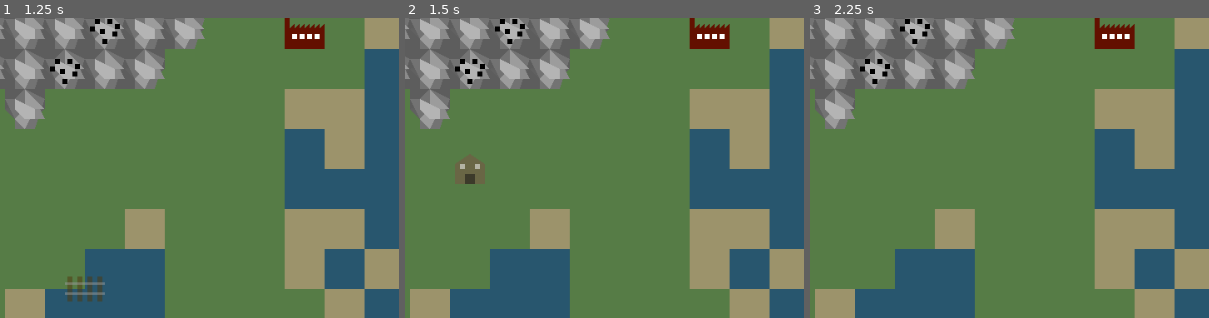
Above: before the commit, frames 1-3 (left to right).
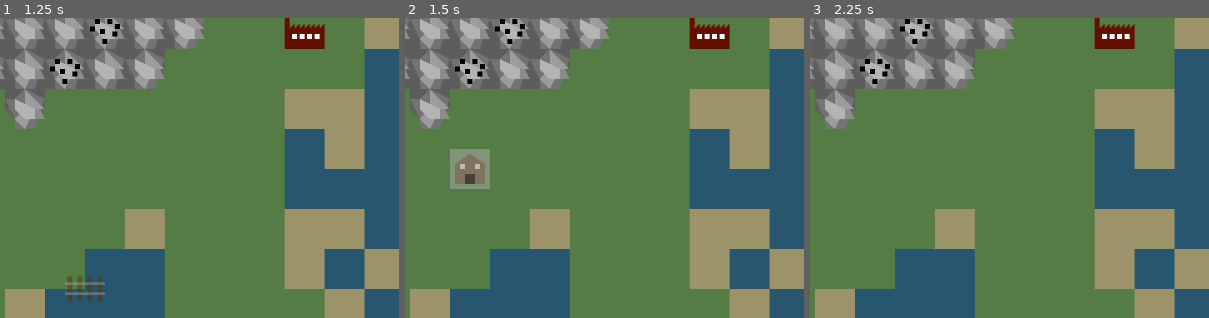
Above: after the commit, the same moments.

Repository: Godsmith/trainfinity3
Game: Godot game, scene res://scenes/overground.tscn
The game is run twice, just before and just after one commit, with the same random seed, the same clock (stepped at 60 frames per second) and the same inputs.
Inputs:
- Up to frame 1 (1.25 s): click "Track $1" at 0.5 s
- Up to frame 2 (1.5 s): click "Station $5" at 1.25 s
- Up to frame 3 (2.25 s): click "Train $10" at 2 s
The pictures show only the part of the screen within x 0-50%, y 40-90%; the shares and areas given below are measured in that part.

Frame 1 is identical in both runs. In frame 2, 1.2% of the frame differs, in the area x 11-22%, y 43-57%; in frame 3, nothing differs.

Commit message:
Fix platform z-ordering and rotation, and add station background

Diff:
--- a/scenes/overground.tscn
+++ b/scenes/overground.tscn
@@ -22,7 +22,7 @@
 [node name="Gui" parent="." instance=ExtResource("2_lgfhw")]
 
 [node name="Background" type="Polygon2D" parent="."]
-z_index = -2
+z_index = -10
 position = Vector2(-16, 0)
 color = Color(0.337255, 0.490196, 0.27451, 1)
 polygon = PackedVector2Array(-1008, -1024, -1008, 959.32, -1008, 1024, 1040, 1024, 1040, -1024)
--- a/scenes/platform.tscn
+++ b/scenes/platform.tscn
@@ -1,7 +1,7 @@
 [gd_scene format=3 uid="uid://ugajk0h8wlcx"]
 
 [node name="Platform" type="Node2D"]
-z_index = 1
+z_index = -1
 
 [node name="Area2D" type="Area2D" parent="."]
 position = Vector2(-16, 16)
--- a/scenes/sand.tscn
+++ b/scenes/sand.tscn
@@ -1,7 +1,7 @@
-[gd_scene load_steps=0 format=3 uid="uid://ct6pl8eajuc18"]
+[gd_scene format=3 uid="uid://ct6pl8eajuc18"]
 
 [node name="Sand" type="Node2D"]
-z_index = -1
+z_index = -2
 
 [node name="Node2D3" type="Polygon2D" parent="."]
 color = Color(0.611765, 0.580392, 0.419608, 1)
--- a/scenes/station.tscn
+++ b/scenes/station.tscn
@@ -9,6 +9,11 @@
 [node name="Station" type="Node2D" groups=["stations"]]
 z_index = 1
 script = ExtResource("1_rod8h")
+
+[node name="Polygon2D2" type="Polygon2D" parent="."]
+position = Vector2(-8, 8)
+color = Color(0.674815, 0.674815, 0.674815, 1)
+polygon = PackedVector2Array(0, 0, 0, -16, 16, -16, 16, 0)
 
 [node name="Polygon2D" type="Polygon2D" parent="."]
 position = Vector2(-8, 8)
@@ -33,7 +38,7 @@
 
 [node name="CollisionShape2D" type="CollisionPolygon2D" parent="Area2D"]
 position = Vector2(16, -16)
-polygon = PackedVector2Array(-6, -2, 0, -6, 6, -2, 6, 6, -6, 6)
+polygon = PackedVector2Array(-8, -8, 8, -8, 8, 8, -8, 8)
 
 [node name="LightOccluder2D" type="LightOccluder2D" parent="."]
 occluder = SubResource("OccluderPolygon2D_rod8h")
--- a/scenes/wall.tscn
+++ b/scenes/wall.tscn
@@ -7,7 +7,7 @@
 polygon = PackedVector2Array(-8, -8, 8, -8, 8, 8, -8, 8, -8, -8)
 
 [node name="Wall" type="Node2D"]
-z_index = -1
+z_index = -2
 script = ExtResource("1_wykyb")
 
 [node name="LightOccluder2D" type="LightOccluder2D" parent="."]
--- a/scenes/water.tscn
+++ b/scenes/water.tscn
@@ -1,7 +1,7 @@
 [gd_scene format=3 uid="uid://b8nlx3wd4k3u3"]
 
 [node name="Water" type="Node2D"]
-z_index = -1
+z_index = -2
 
 [node name="Node2D3" type="Polygon2D" parent="."]
 color = Color(0.156863, 0.337255, 0.435294, 1)
--- a/scripts/game.gd
+++ b/scripts/game.gd
@@ -355,21 +355,21 @@
 ######################################################################
 
 func _create_platforms(station_position: Vector2i):
-	var legal_platform_positions = _get_legal_platform_positions()
+	var legal_platform_positions_and_rotations = _get_legal_platform_positions_and_rotations()
 	var platform_positions = []
 	var potential_platform_positions = Global.orthogonally_adjacent(station_position)
 	while potential_platform_positions:
 		var pos = potential_platform_positions.pop_back()
-		if pos not in platform_positions and pos in legal_platform_positions:
+		if pos not in platform_positions and pos in legal_platform_positions_and_rotations:
+			var platform = PLATFORM.instantiate()
+			platform.position = pos
+			platform.rotation = legal_platform_positions_and_rotations[pos]
+			add_child(platform)
 			platform_positions.append(pos)
 			potential_platform_positions.append_array(Global.orthogonally_adjacent(pos))
-	for pos in platform_positions:
-		var platform = PLATFORM.instantiate()
-		platform.position = pos
-		add_child(platform)
-
-
-func _get_legal_platform_positions() -> Array[Vector2i]:
+
+
+func _get_legal_platform_positions_and_rotations() -> Dictionary[Vector2i, float]:
 	var tracks_from_position: Dictionary[Vector2i, Array] = {}
 	for track in tracks.values():
 		if not track.pos1 in tracks_from_position:
@@ -379,18 +379,20 @@
 		tracks_from_position[track.pos1].append(track)
 		tracks_from_position[track.pos2].append(track)
 
-	var legal_platform_positions: Array[Vector2i] = []
+	var legal_platform_positions_and_rotations: Dictionary[Vector2i, float] = {}
 	for track_position in tracks_from_position:
 		if len(tracks_from_position[track_position]) == 1:
 			var other_track_position = tracks_from_position[track_position][0].other_position(track_position)
 			if Global.is_orthogonally_adjacent(track_position, other_track_position):
-				legal_platform_positions.append(track_position)
+				var rotation_ = 0.0 if track_position.y == other_track_position.y else PI / 2
+				legal_platform_positions_and_rotations[track_position] = rotation_
 		elif len(tracks_from_position[track_position]) == 2:
 			var other_track_position1 = tracks_from_position[track_position][0].other_position(track_position)
 			var other_track_position2 = tracks_from_position[track_position][1].other_position(track_position)
 			if other_track_position1.x == other_track_position2.x or other_track_position1.y == other_track_position2.y:
-				legal_platform_positions.append(track_position)
-	return legal_platform_positions
+				var rotation_ = 0.0 if other_track_position1.y == other_track_position2.y else PI / 2
+				legal_platform_positions_and_rotations[track_position] = rotation_
+	return legal_platform_positions_and_rotations
 
 	# for adjacent_positions in Global.orthogonally_adjacent(station.global_position.snapped(TILE)):
 	# 	pass
Not shown, changed: TODO.md
